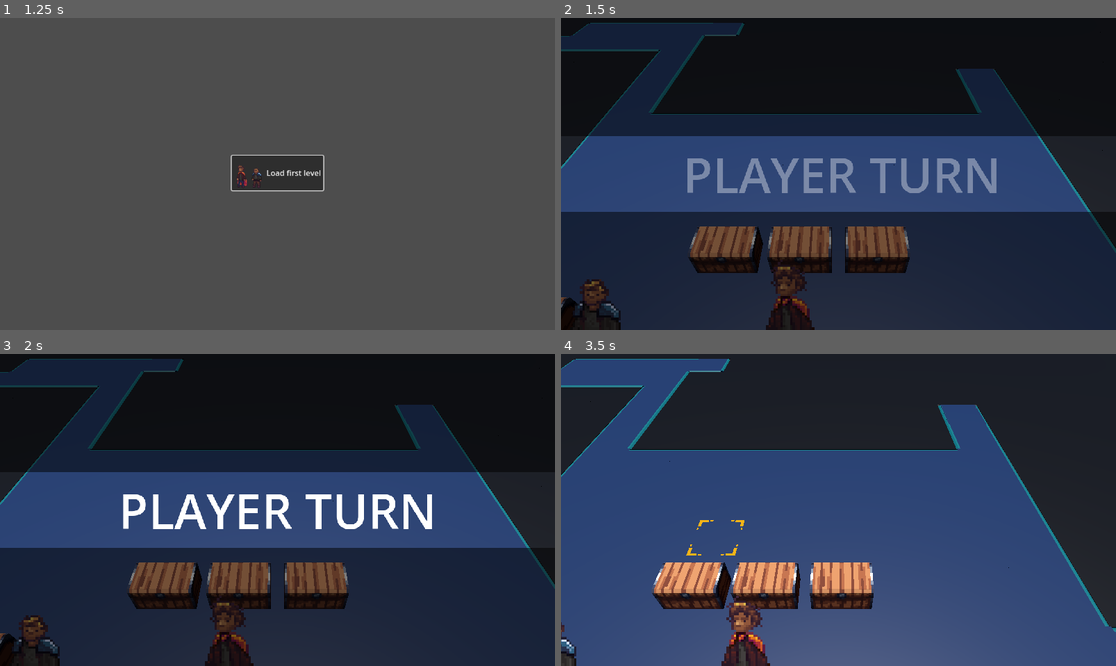
Above: before the commit, frames 1-4 (two rows, left to right).
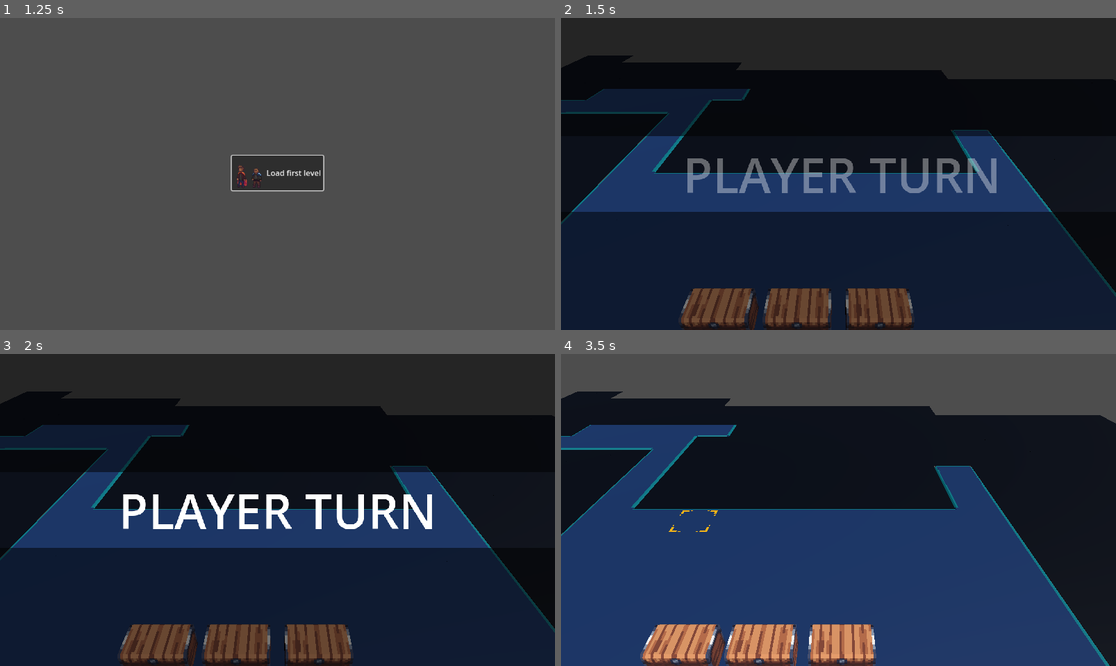
Above: after the commit, the same moments.

Repository: alanhaugen/bachelor-inn
Game: Godot game, scene res://scenes/UI/mainmenu.tscn
The game is run twice, just before and just after one commit, with the same random seed, the same clock (stepped at 60 frames per second) and the same inputs.
Inputs (mouse positions are in pixels of both pictures, inside the frame that each line leads up to):
- Up to frame 1 (1.25 s): move the mouse to (399, 158) at 0.52 s; hold Right (pan_right) from 0.53 s (still down); hold Mouse wheel down (zoom_in) from 0.53 s (still down); click (399, 158) at 0.67 s; tap Mouse wheel up (zoom_out) at 0.8 s
- Up to frame 2 (1.5 s): release Right (pan_right) at 1.25 s; release Mouse wheel down (zoom_in) at 1.25 s; click "Load first level" at 1.25 s
- Up to frame 3 (2 s): no input
- Up to frame 4 (3.5 s): drag from (727, 525) to (810, 572) at 2.02 s; tap Enter at 2.75 s; move the mouse to (894, 441) at 2.77 s; hold Right (pan_right) from 2.78 s (still down); hold Space (selected) from 2.78 s (still down); tap Mouse wheel up (zoom_out) at 3.05 s

Frame 1 is identical in both runs. In frame 2, 35% of the frame differs, in the area x 0-100%, y 0-100%; in frame 3, 34%; in frame 4, 58%.

Commit message:
Zoom in out implemented

Diff:
--- a/scenes/Characters/Unit.tscn
+++ b/scenes/Characters/Unit.tscn
@@ -1,8 +1,23 @@
-[gd_scene load_steps=6 format=3 uid="uid://btmpi20wskms7"]
+[gd_scene load_steps=10 format=3 uid="uid://btmpi20wskms7"]
 
 [ext_resource type="Script" uid="uid://c3xxj5stgpwig" path="res://scripts/stats/unit.gd" id="1_vvr86"]
+[ext_resource type="Shader" path="res://shaders/EdgeHighlight.gdshader" id="2_hysan"]
 [ext_resource type="Texture2D" uid="uid://bbc66ims7gpe0" path="res://art/textures/DFFS_Character edge highlight poc.png" id="2_x7j7d"]
 [ext_resource type="PackedScene" uid="uid://csv3482xf34ay" path="res://scenes/ui/HealthBar.tscn" id="3_hysan"]
+[ext_resource type="Texture2D" uid="uid://bf0epe8pmd02y" path="res://art/textures/MASK_Character edge highlight poc.png" id="4_owi4b"]
+[ext_resource type="Texture2D" uid="uid://cvm3u3yuefrd3" path="res://art/textures/NRML_Character edge highlight poc2.png" id="5_q0mn7"]
+
+[sub_resource type="ShaderMaterial" id="ShaderMaterial_drwnb"]
+render_priority = 0
+shader = ExtResource("2_hysan")
+shader_parameter/diffuse_tex = ExtResource("2_x7j7d")
+shader_parameter/normal_map = ExtResource("5_q0mn7")
+shader_parameter/edge_mask = ExtResource("4_owi4b")
+shader_parameter/edge_strength = 5.0
+shader_parameter/edge_tint = Color(1, 1, 1, 1)
+shader_parameter/normal_tilt = 4.0
+shader_parameter/normal_sensitivity = 1.0
+shader_parameter/flip_normal_y = true
 
 [sub_resource type="AtlasTexture" id="AtlasTexture_vvr86"]
 atlas = ExtResource("2_x7j7d")
@@ -20,12 +35,13 @@
 }]
 
 [node name="Unit" type="Node3D"]
-transform = Transform3D(5, 0, 0, 0, 5, 0, 0, 0, 5, 0, 0, 0)
+transform = Transform3D(6, 0, 0, 0, 6, 0, 0, 0, 6, 0, 0, 0)
 script = ExtResource("1_vvr86")
 
 [node name="Character" type="AnimatedSprite3D" parent="."]
 transform = Transform3D(1, 0, 0, 0, 1, 0, 0, 0, 1, 0, 0.31031227, 0)
-billboard = 1
+material_override = SubResource("ShaderMaterial_drwnb")
+billboard = 2
 texture_filter = 0
 sprite_frames = SubResource("SpriteFrames_gic7v")
 autoplay = "default"
--- a/scenes/Characters/enemy.tscn
+++ b/scenes/Characters/enemy.tscn
@@ -20,13 +20,13 @@
 }]
 
 [node name="Unit" type="Node3D"]
-transform = Transform3D(5, 0, 0, 0, 5, 0, 0, 0, 5, 0, 0, 0)
+transform = Transform3D(6, 0, 0, 0, 6, 0, 0, 0, 6, 0, 0, 0)
 script = ExtResource("1_5uy6h")
 unit_name = "Old Man"
 
 [node name="Character" type="AnimatedSprite3D" parent="."]
 transform = Transform3D(1, 0, 0, 0, 1, 0, 0, 0, 1, 0, 0.31031227, 0)
-billboard = 1
+billboard = 2
 texture_filter = 0
 sprite_frames = SubResource("SpriteFrames_gic7v")
 autoplay = "default"
--- a/scenes/levels/firstLevel.tscn
+++ b/scenes/levels/firstLevel.tscn
@@ -50,13 +50,13 @@
 }
 
 [node name="Camera3D" type="Camera3D" parent="."]
-transform = Transform3D(1, 0, 0, 0, 0.7071067, 0.7071067, 0, -0.7071067, 0.7071067, 0, 8.331, 0)
+transform = Transform3D(1, 0, 0, 0, 0.81915194, 0.5735764, 0, -0.5735764, 0.81915194, 0, 8.331, 0)
 environment = SubResource("Environment_hm5u0")
 current = true
 fov = 50.0
 
 [node name="DirectionalLight3D" type="DirectionalLight3D" parent="."]
-transform = Transform3D(1, 0, 0, 0, 0.048954323, 0.9988011, 0, -0.9988011, 0.048954323, 5, 5, 0)
+transform = Transform3D(0.91841877, 0.019366808, 0.3951352, -0.34594762, 0.5238193, 0.7784173, -0.19190401, -0.8516092, 0.48778543, 3.4095209, 5, 2.213087)
 
 [node name="Cursor" type="Sprite3D" parent="."]
 transform = Transform3D(5, 0, 0, 0, -2.1855695e-07, -5, 0, 5, -2.1855695e-07, -4.908, 0.1, -1.017)
--- a/scripts/combat/map.gd
+++ b/scripts/combat/map.gd
@@ -504,10 +504,11 @@
 	if Input.is_action_pressed("selected"):
 		pass;
 
-	if Input.is_action_pressed("zoom_in"):
-		camera.global_position.y -= 5 * delta;
-	if Input.is_action_pressed("zoom_out"):
-		camera.global_position.y += 5 * delta;
+	if camera.global_position.z > 0.3:
+		if Input.is_action_just_released("zoom_in") or Input.is_action_pressed("zoom_in"):
+			camera.global_position -= camera.global_transform.basis.z * camera_speed * delta;
+		if Input.is_action_just_released("zoom_out") or Input.is_action_pressed("zoom_out"):
+			camera.global_position += camera.global_transform.basis.z * camera_speed * delta;
 
 	if (state == States.PLAYING):
 		if (is_animation_just_finished):
